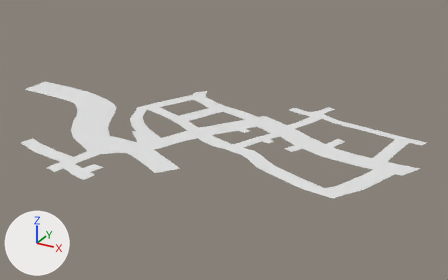
Renders of the FBX model Content/Assets/Blockout/MainPath.fbx from each side of a commit.
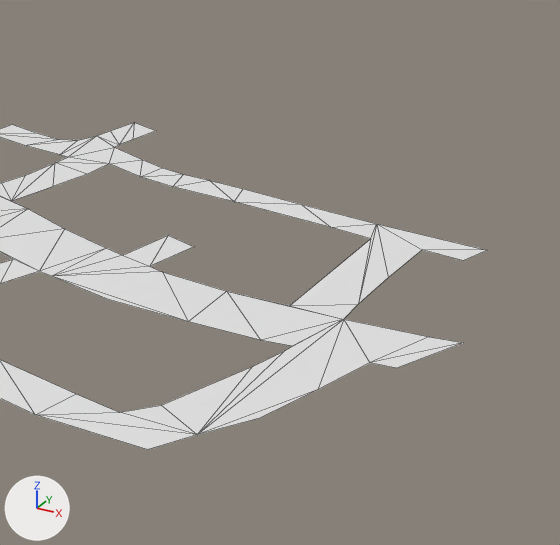
Old and new are each drawn whole from a 50 mm lens placed at (136.4, -209.0, 105.4), pointed at (15.9, 10.0, -4.1) and again close up on the part from 65% to 100% of the width and 26% to 80% of the height. Lighting does not change. The marker at lower left points along +X, +Y and +Z. The close-ups show mesh edges as thin lines. Where no turn or scale is listed for an object, it has been applied to the vertices. Vertices at the same position are counted once.

Names of what the first close-up shows: 'Pathway'.
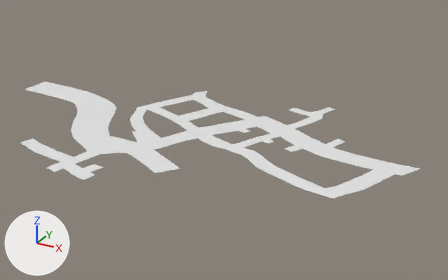
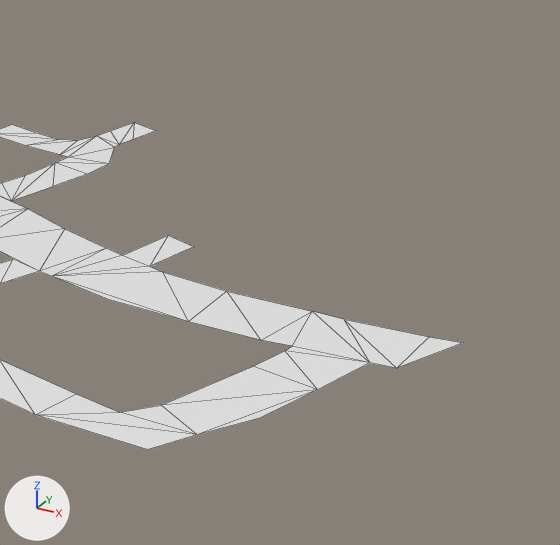
Edits to the bpy script that builds the scene:
```text
Change me_mesh:
    used by ob_pathway; location = (0.0, 0.0, 0.0)
    remove me_mesh.from_pydata(...)  # 238 vertices, 249 faces; spans x -102.0..99.0, y -55.0..61.0, z 0.0
    add me_mesh.from_pydata(...)  # 222 vertices, 231 faces; spans x -102.0..99.0, y -55.0..61.0, z 0.0
    me_mesh part 1
    17 vertices are removed from x 51.0..96.0, y 18.0..48.0, z 0.0
    31 faces are deleted
    1 vertex is added at (83.0, 14.0, 0.0)
    13 new faces join them
```

Location of each change, (x1, y1, x2, y2) in pixels of the close-ups (560 x 545 px):
'Pathway', reshaped
    before: (0, 123, 487, 450)
    after: (0, 123, 462, 450)
part 1 of me_mesh, cut back
    before: (110, 148, 487, 435)
    after: (162, 291, 462, 435)
